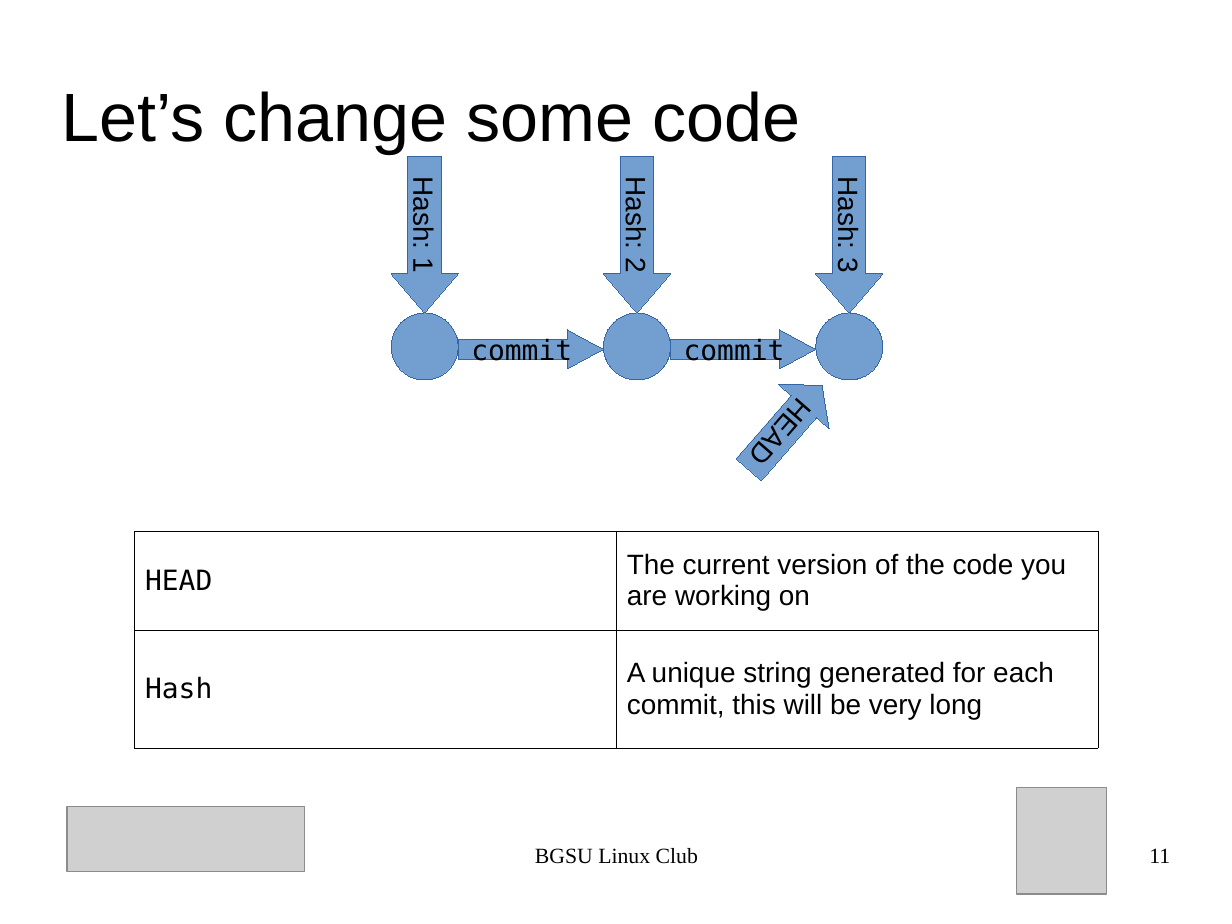
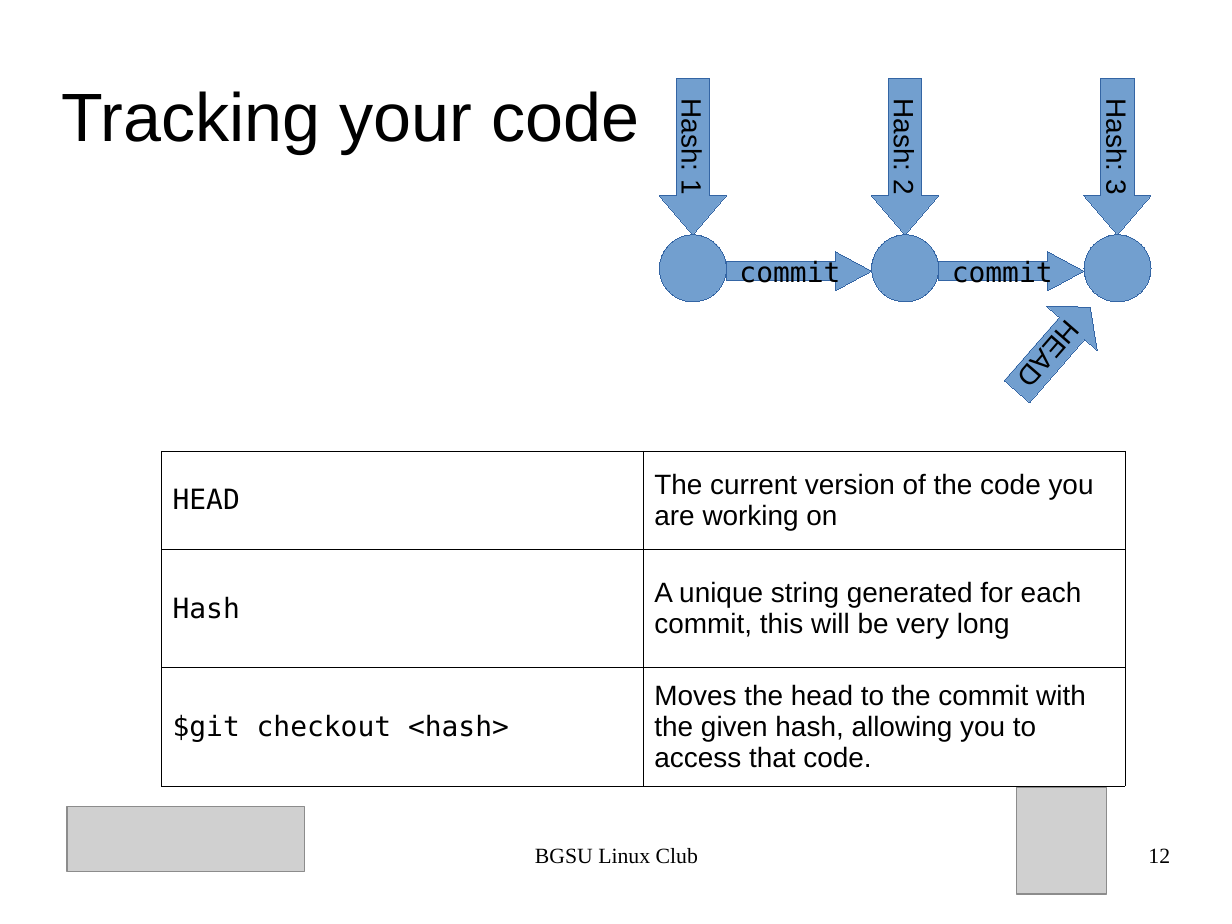
Before and after one commit to BGSU-Linux-Club/BGSU-Git-Tutorial, a slide deck: slide 12 of presentation.odp (slide 11 before the commit). Drawn at 1232x924 pixels with LibreOffice and Linux fonts; fonts in the diff are those of the drawing; grey boxes stand for pictures. Boxes give left, top, right and bottom in pixels: in the first picture for what was removed or moved away, otherwise in the second. Text is boxed around its words. In the diff, an @@ line names an element or a change of style, - is before the commit and + after.

```diff
--- a/presentation.odp
+++ b/presentation.odp
@@ 3 left arrows: place and size @@
-3 left arrows at [391, 157, 883, 313]
+3 left arrows at [660, 78, 1152, 235]
@@ title at [62, 91, 640, 153]: text changed @@
-Let’s change some code
+Tracking your code
@@ 2 ellipses, 1 right arrow: place and size @@
-2 ellipses, 1 right arrow at [604, 313, 883, 380]
+2 ellipses, 1 right arrow at [660, 235, 939, 302]
@@ ellipse: place and size @@
-ellipse at [391, 313, 458, 380]
+ellipse at [1084, 235, 1152, 302]
@@ right arrow "commit": place and size @@
-right arrow "commit" at [458, 330, 604, 369]
+right arrow "commit" at [939, 252, 1084, 291]
@@ right arrow "HEAD": place and size @@
-right arrow "HEAD" at [724, 363, 848, 491]
+right arrow "HEAD" at [992, 286, 1116, 414]
@@ table at [162, 451, 1126, 786] @@
+row 3: $git checkout <hash> | Moves the head to the commit with the given hash, allowing you to access that code.
@@ table: place and size @@
-table at [134, 531, 1098, 748]
+table at [162, 451, 1126, 786]
@@ page number at [1148, 848, 1170, 863]: text changed @@
-11
+12
```
Also in this commit, not shown: 3 other slides changed, 4 slides added, 3 other files.
